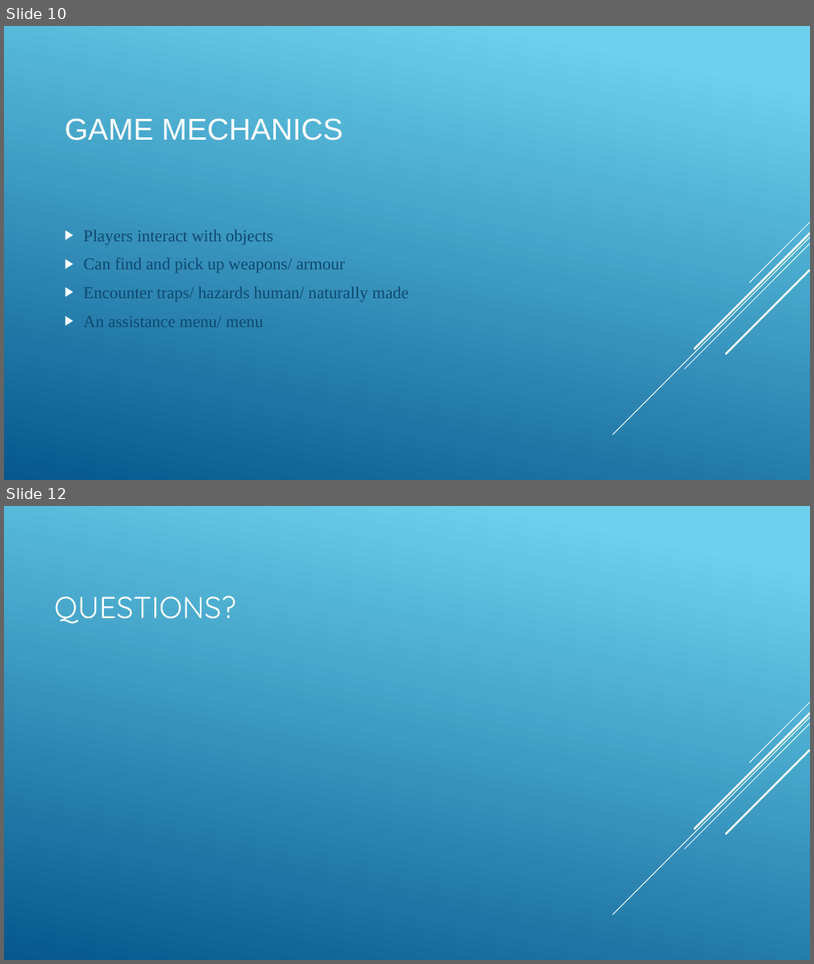
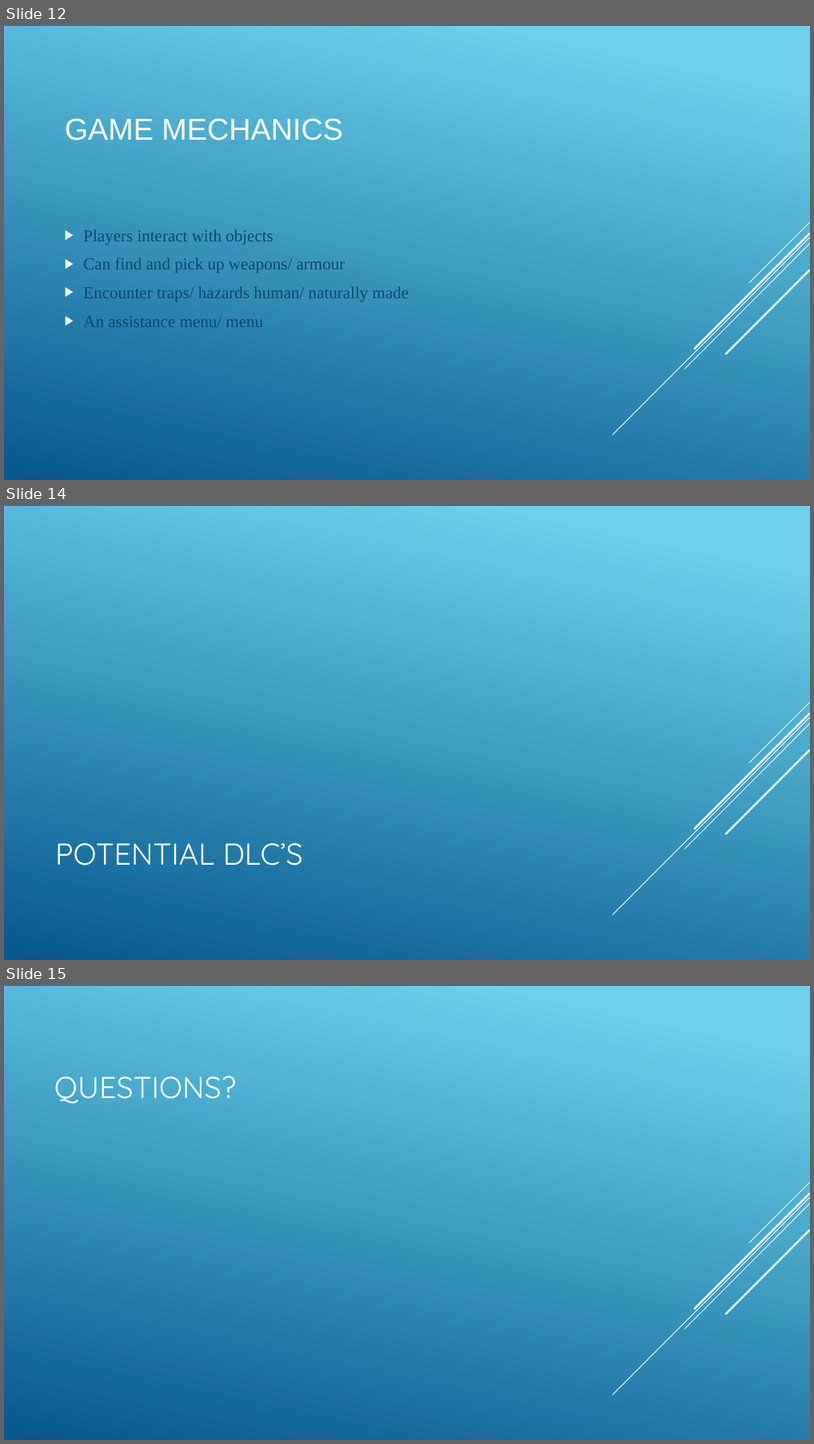
Before and after one commit to ThomasWSimmons/Masters_Uni, a slide deck: Game Design (Dissertation)/Interum Project Presentation/Final Interim Project Pitch (America Down Under).pptx. Shown one above the other, each under a label of ours: slides 10 and 12 before the commit, slides 12, 14 and 15 after it; the slides between them are not shown. The pictures are 814x964 and 814x1444 pixels, drawn with LibreOffice and Linux fonts; fonts in the diff are those of the drawing. Boxes give left, top, right and bottom in pixels: in the first picture for what was removed or moved away, otherwise in the second. Text is boxed around its words. In the diff, an @@ line names an element or a change of style, - is before the commit and + after.

```diff
--- a/Game Design (Dissertation)/Interum Project Presentation/Final Interim Project Pitch (America Down Under).pptx
+++ b/Game Design (Dissertation)/Interum Project Presentation/Final Interim Project Pitch (America Down Under).pptx
@@ slide 14 added at (x1=4, y1=506, x2=810, y2=960), background gradient #6ED2EB to #06588E; not listed: 5 template elements that a slide beside it also shows @@
@@ title added at (x1=55, y1=843, x2=303, y2=865), 36 pt, text #FFFFFF @@
+POTENTIAL DLC’S
@@ what was slide 10 is now slide 12 @@
@@ what was slide 12 is now slide 15 @@
```
Also in this commit, not shown: 5 slides changed, 4 other slides added, 2 slides removed, 52 other files.
